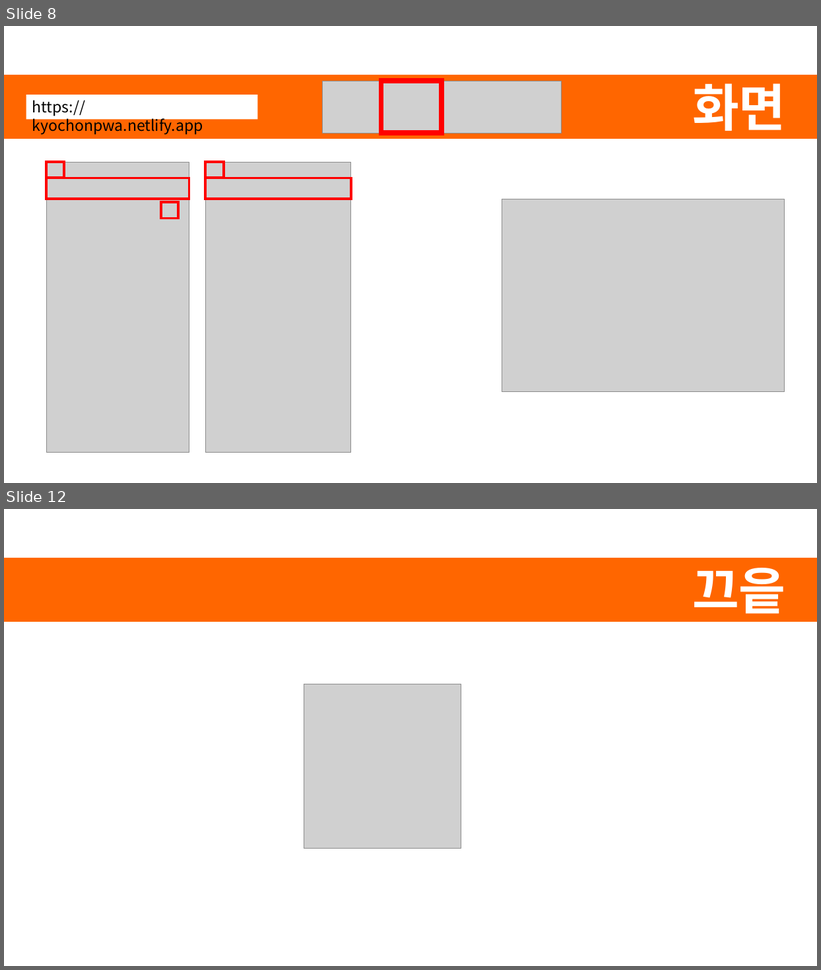
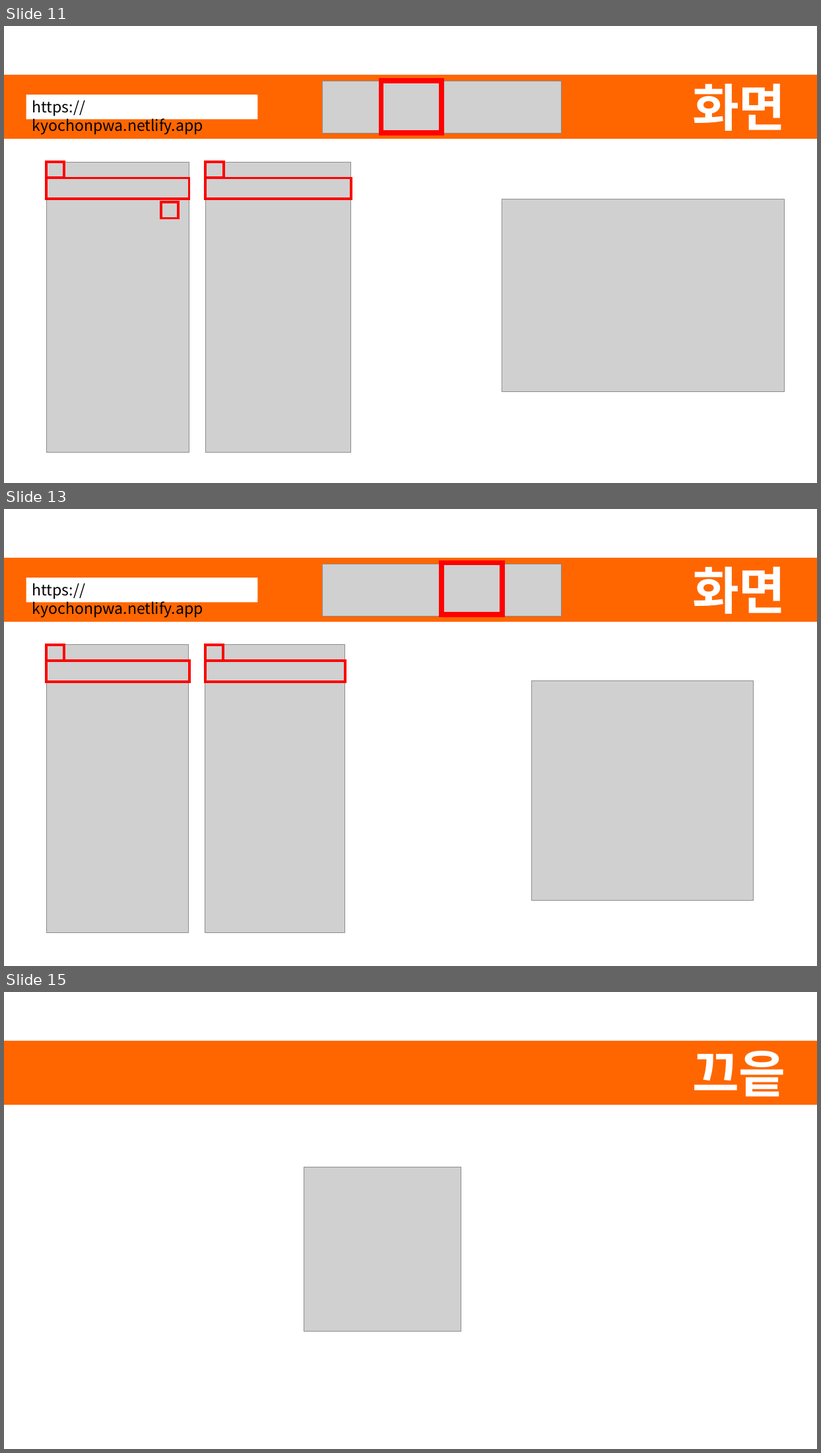
Before and after one commit to SWCheol/kyochon, a slide deck: kyochon.pptx. Shown one above the other, each under a label of ours: slides 8 and 12 before the commit, slides 11, 13 and 15 after it; the slides between them are not shown. The pictures are 821x970 and 821x1453 pixels, drawn with LibreOffice and Linux fonts; fonts in the diff are those of the drawing; grey boxes stand for pictures. Boxes give left, top, right and bottom in pixels: in the first picture for what was removed or moved away, otherwise in the second. Text is boxed around its words. In the diff, an @@ line names an element or a change of style, - is before the commit and + after.

```diff
--- a/kyochon.pptx
+++ b/kyochon.pptx
@@ slide 13 added at bbox=[4, 509, 817, 966], background #FFFFFF; not listed: 1 template element that a slide beside it also shows @@
@@ picture added at bbox=[322, 564, 562, 616] @@
@@ rectangle added at bbox=[442, 562, 502, 615], outline #FF0000 6 pt @@
@@ text added at bbox=[692, 566, 786, 623], 60 pt, text #FFFFFF, bold @@
+화면
@@ rectangle added at bbox=[26, 578, 257, 602], fill #FFFFFF, 18 pt, text #000000 @@
+https://kyochonpwa.netlify.app
@@ picture added at bbox=[46, 645, 188, 933] @@
@@ rectangle added at bbox=[46, 645, 64, 661], outline #FF0000 3 pt @@
@@ picture added at bbox=[205, 645, 345, 933] @@
@@ rectangle added at bbox=[205, 645, 223, 661], outline #FF0000 3 pt @@
@@ rectangle added at bbox=[46, 661, 189, 682], outline #FF0000 3 pt @@
@@ rectangle added at bbox=[205, 661, 345, 682], outline #FF0000 3 pt @@
@@ picture added at bbox=[531, 681, 754, 900] @@
@@ what was slide 8 is now slide 11 @@
@@ what was slide 12 is now slide 15 @@
```
Also in this commit, not shown: 3 slides changed, 2 other slides added, 1 other file.
